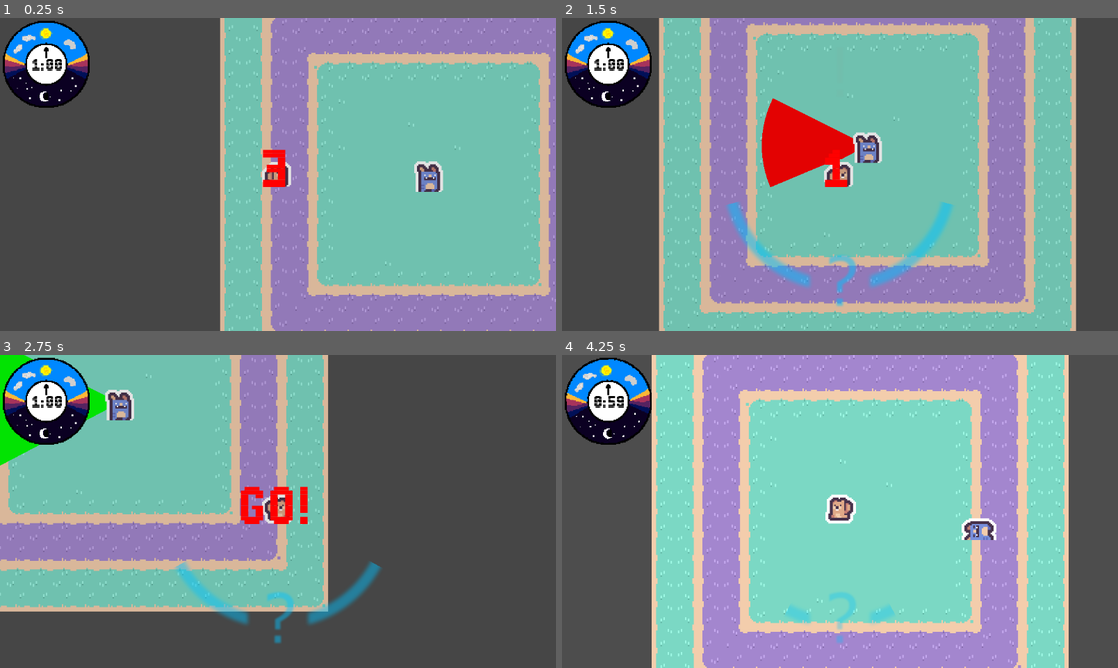
Above: before the commit, frames 1-4 (two rows, left to right).
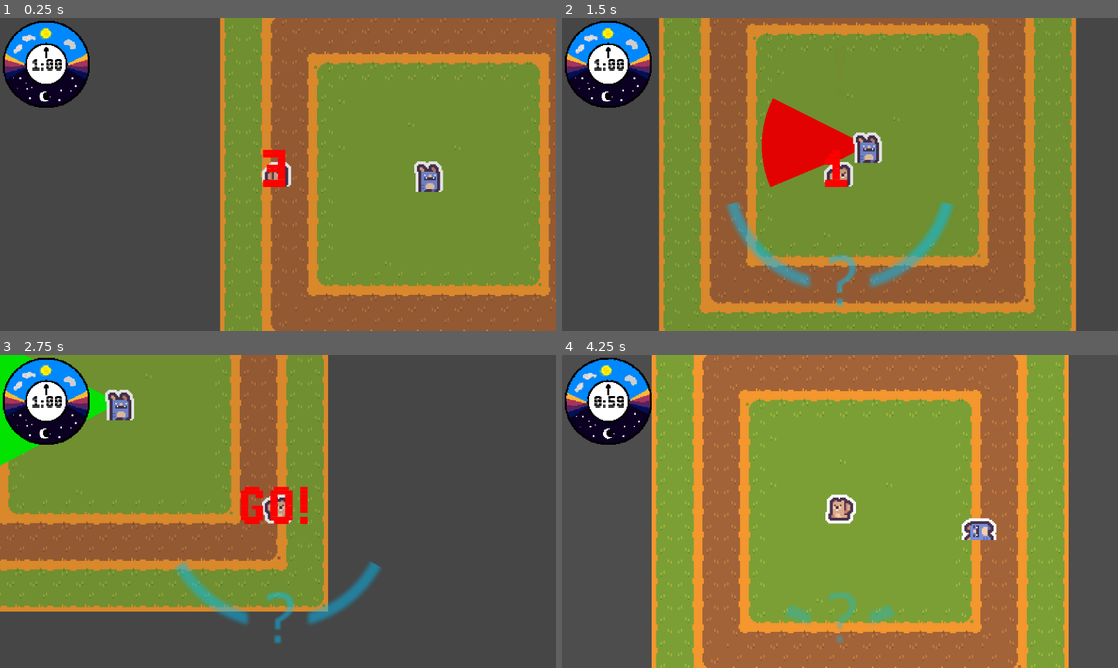
Above: after the commit, the same moments.

Repository: Sosenteam/groundhog-stealth
Game: Godot game, scene res://world.tscn
Two runs of this game, one before a commit and one after it. Both use one fixed random seed, a clock stepped at 60 frames per second and the inputs below.
Inputs:
- Up to frame 1 (0.25 s): no input
- Up to frame 2 (1.5 s): hold D (move_right) 0.53-1.28 s; hold Space (move_dash) 0.53-1.28 s; hold S (move_down) from 1.28 s (still down); tap Space (move_dash) at 1.35 s
- Up to frame 3 (2.75 s): release S (move_down) at 2.03 s; hold D (move_right) from 2.03 s (still down); hold Space (move_dash) from 2.03 s (still down)
- Up to frame 4 (4.25 s): release D (move_right) at 2.78 s; release Space (move_dash) at 2.78 s; hold W (move_up) 2.78-3.53 s; tap Space (move_dash) at 2.85 s; hold A (move_left) from 3.53 s (still down); hold Space (move_dash) from 3.53 s (still down)

The runs differ from the first frame. In frame 1, 60% of the frame differs, in the area x 39-100%, y 0-100%; in frame 2, 72%; in frame 3, 42%; in frame 4, 74%, in the area x 16-92%, y 0-100%.

Commit message:
changed hue of background

Diff:
--- a/levels/template level.tscn
+++ b/levels/template level.tscn
@@ -21,6 +21,7 @@
 metadata/_edit_group_ = true
 
 [node name="BackgroundTilemap" type="TileMapLayer" parent="." unique_id=2052378961]
+modulate = Color(1, 0.7372549, 0.27058825, 1)
 texture_filter = 1
 tile_map_data = PackedByteArray("AAAEAAQAAAAHAAcAAAAEAAMAAAAHAAYAAAAEAAIAAAAHAAYAAAAEAAEAAAAHAAYAAAAEAAAAAAAHAAYAAAAEAP …(5104 unchanged characters)…
 tile_set = ExtResource("1_ktbm8")
